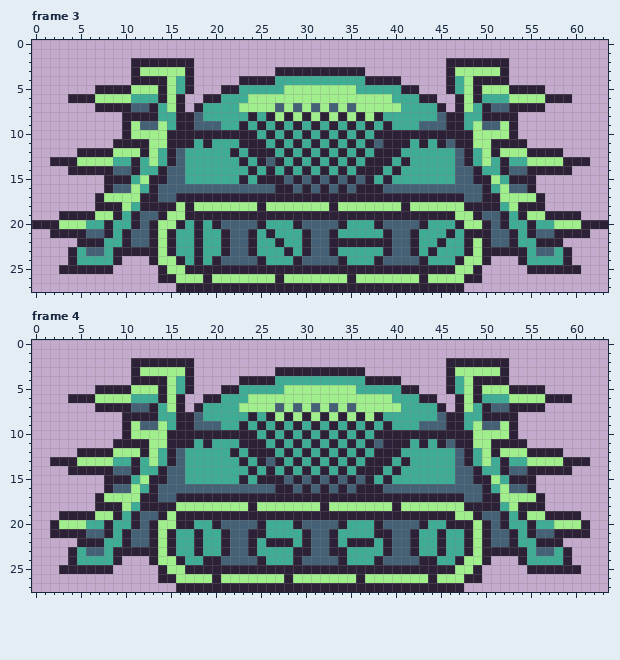
One commit to this pixel-art file: art/Rover.aseprite. Above is the file before it was changed.
64x28 pixels, 8 frames. Shown: frame 3, frame 4. The commit also changed other frames, which this record leaves out.
The same view after the edit:
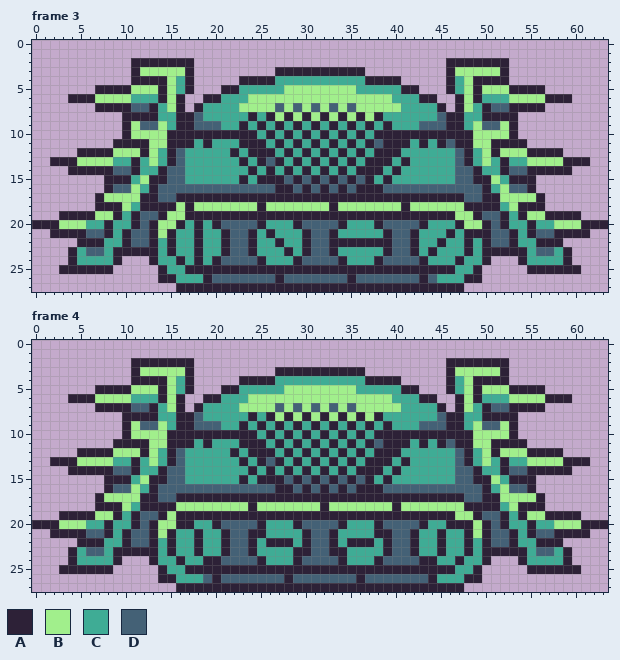
Palette (. is transparent): A #2d2137  B #a1ef8c  C #3fac95  D #446176
Change:
{"where": "frame 3, layer \"Layer 1\""}
{"frame":3,"y":22,"x":14,"old":"B","new":"C"}
{"frame":3,"y":22,"x":49,"old":"B","new":"C"}
{"frame":3,"y":23,"x":14,"old":"B","new":"C"}
{"frame":3,"y":23,"x":49,"old":"B","new":"C"}
{"frame":3,"y":24,"x":14,"old":"BB","new":"CC"}
{"frame":3,"y":24,"x":48,"old":"BB","new":"CC"}
{"frame":3,"y":25,"x":15,"old":"BB","new":"CC"}
{"frame":3,"y":25,"x":47,"old":"BB","new":"CC"}
{"frame":3,"y":26,"x":16,"old":"BBB","new":"CCC"}
{"frame":3,"y":26,"x":20,"old":"BBBBBBB","new":"DDDDDDD"}
{"frame":3,"y":26,"x":28,"old":"BBBBBBB","new":"DDDDDDD"}
{"frame":3,"y":26,"x":36,"old":"BBBBBBB","new":"DDDDDDD"}
{"frame":3,"y":26,"x":44,"old":"BBBB","new":"DCCC"}
{"where": "frame 4, layer \"Layer 1\""}
{"frame":4,"y":20,"x":0,"old":"..","new":"AA"}
{"frame":4,"y":20,"x":62,"old":"..","new":"AA"}
{"frame":4,"y":22,"x":14,"old":"B","new":"C"}
{"frame":4,"y":22,"x":49,"old":"B","new":"C"}
{"frame":4,"y":23,"x":14,"old":"B","new":"C"}
{"frame":4,"y":23,"x":49,"old":"B","new":"C"}
{"frame":4,"y":24,"x":14,"old":"BB","new":"CC"}
{"frame":4,"y":24,"x":48,"old":"BB","new":"CC"}
{"frame":4,"y":25,"x":15,"old":"BB","new":"CC"}
{"frame":4,"y":25,"x":47,"old":"BB","new":"CC"}
{"frame":4,"y":26,"x":16,"old":"BBBB","new":"CCCD"}
{"frame":4,"y":26,"x":21,"old":"BBBBBBB","new":"DDDDDDD"}
{"frame":4,"y":26,"x":29,"old":"BBBBBBB","new":"DDDDDDD"}
{"frame":4,"y":26,"x":37,"old":"BBBBBBB","new":"DDDDDDD"}
{"frame":4,"y":26,"x":45,"old":"BBB","new":"CCC"}
{"label":"changed","picture_box":[158,238,482,283]}
{"label":"added","picture_box":[32,520,50,529]}
{"label":"added","picture_box":[590,520,608,529]}
{"label":"changed","picture_box":[158,538,482,583]}
